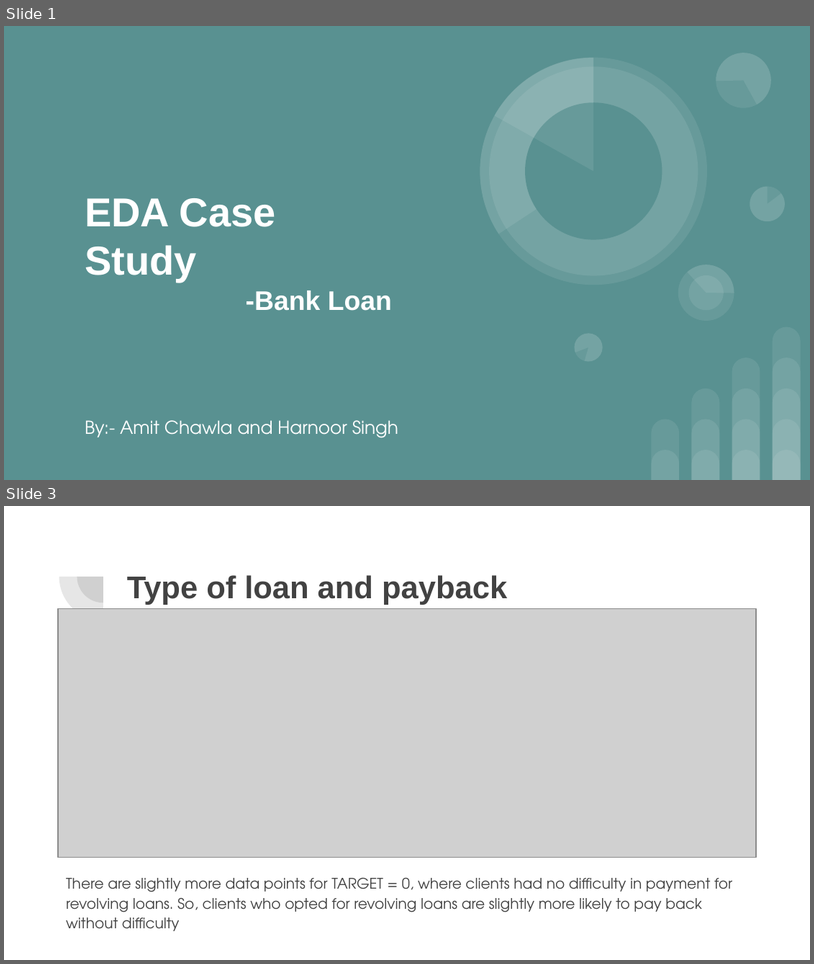
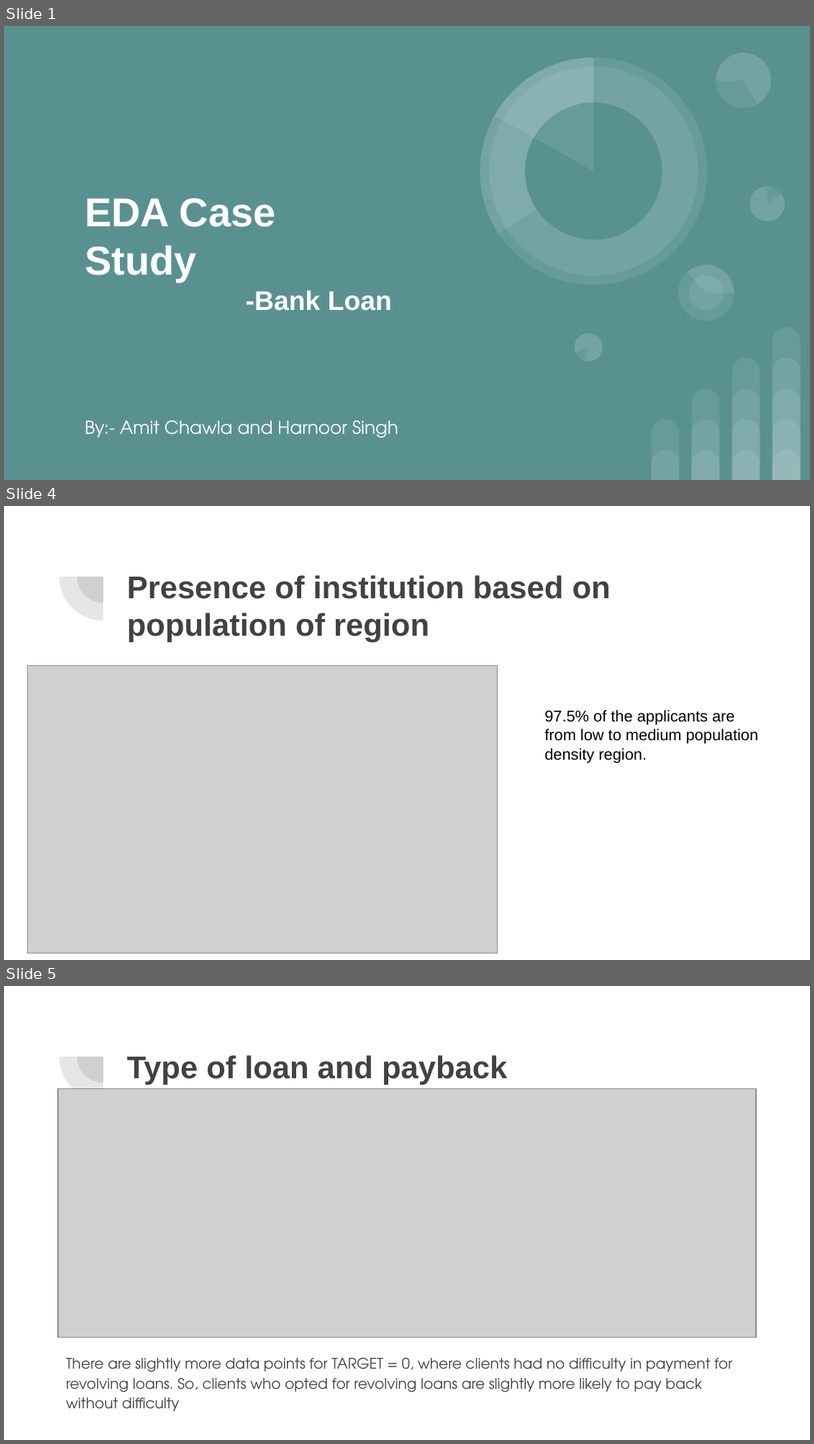
Before and after one commit to acamit/DataScience, a slide deck: Exploratory Data Analysis/Case Study/EDA Case Study -Bank Loan.pptx. Shown one above the other, each under a label of ours: slides 1 and 3 before the commit, slides 1, 4 and 5 after it; the slides between them are not shown. The pictures are 814x964 and 814x1444 pixels, drawn with LibreOffice and Linux fonts; fonts in the diff are those of the drawing; grey boxes stand for pictures. Boxes give left, top, right and bottom in pixels: in the first picture for what was removed or moved away, otherwise in the second. Text is boxed around its words. In the diff, an @@ line names an element or a change of style, - is before the commit and + after.

```diff
--- a/Exploratory Data Analysis/Case Study/EDA Case Study -Bank Loan.pptx
+++ b/Exploratory Data Analysis/Case Study/EDA Case Study -Bank Loan.pptx
@@ slide 4 added at bbox=[4, 506, 810, 960], background #FFFFFF; not listed: 2 template elements that a slide beside it also shows @@
@@ title added at bbox=[127, 575, 611, 642], 28 pt, text #424242, bold @@
+Presence of institution based on population of region
@@ picture added at bbox=[27, 666, 499, 954] @@
@@ text added at bbox=[545, 710, 759, 762], 14 pt, text #000000 @@
+97.5% of the applicants are from low to medium population density region.
@@ what was slide 3 is now slide 5 @@
```
Also in this commit, not shown: 5 slides changed, 3 other slides added, 3 slides removed, 1 other file.
